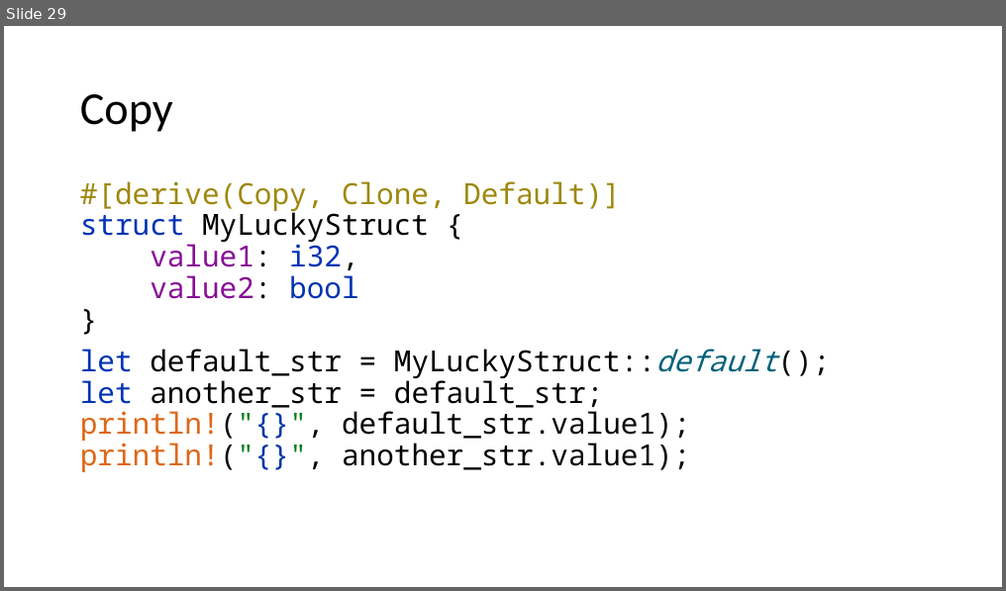
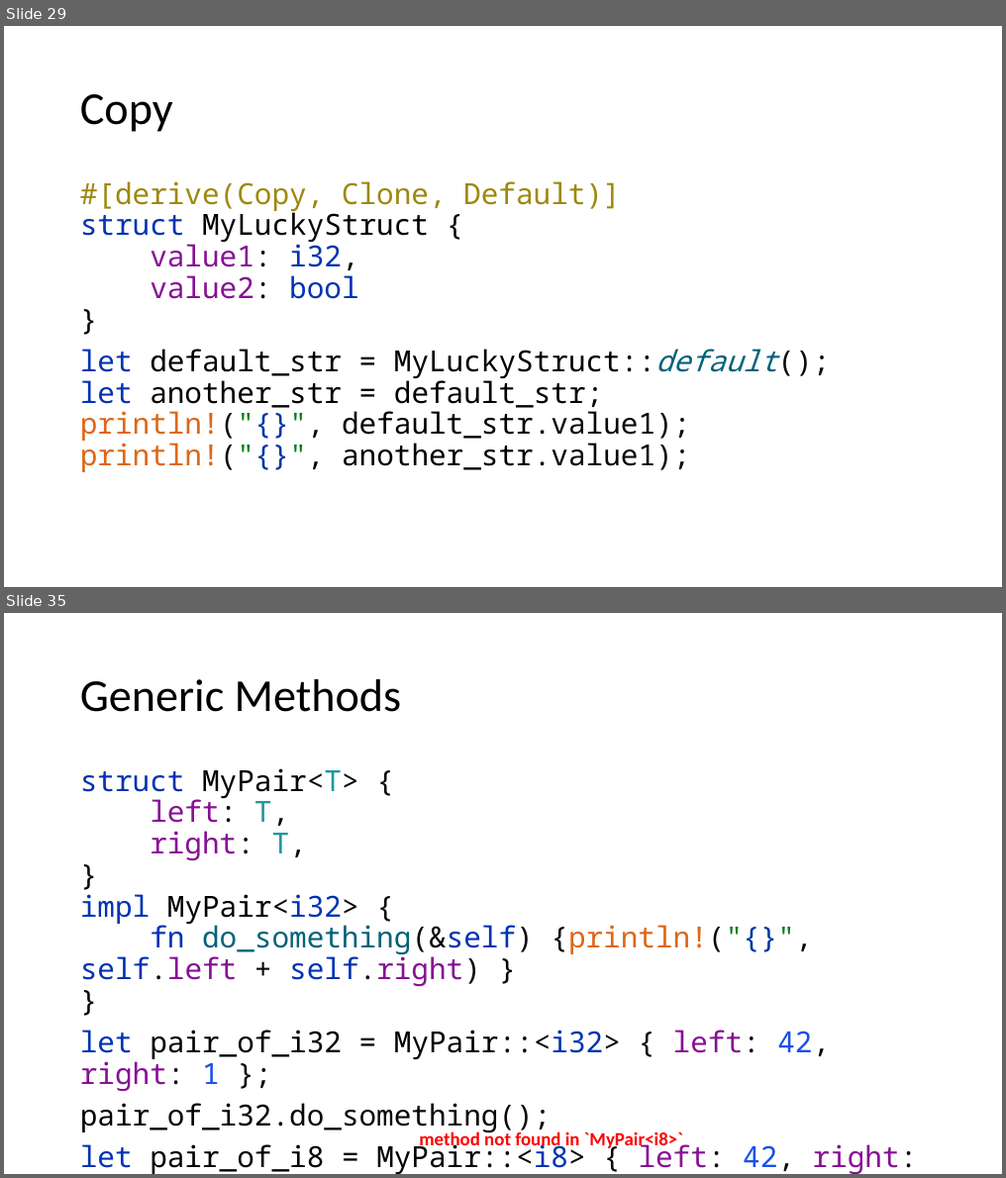
Before and after one commit to kugushev/course-rust-basics, a slide deck: src/03-BuildingBlocks/03-BuildingBlocks.pptx. Shown one above the other, each under a label of ours: slide 29 before the commit, slides 29 and 35 after it; the slides between them are not shown. The pictures are 1006x591 and 1006x1178 pixels, drawn with LibreOffice and Linux fonts; fonts in the diff are those of the drawing. Boxes give left, top, right and bottom in pixels: in the first picture for what was removed or moved away, otherwise in the second. Text is boxed around its words. In the diff, an @@ line names an element or a change of style, - is before the commit and + after.

```diff
--- a/src/03-BuildingBlocks/03-BuildingBlocks.pptx
+++ b/src/03-BuildingBlocks/03-BuildingBlocks.pptx
@@ slide 35 added at (x1=4, y1=613, x2=1002, y2=1174), background #FFFFFF @@
@@ title added at (x1=80, y1=679, x2=402, y2=712), 44 pt, text #000000 @@
+Generic Methods
@@ text added at (x1=80, y1=768, x2=918, y2=1174), 28 pt, text #080808 @@
+struct MyPair<T> {
+left: T,
+right: T,
+}
+impl MyPair<i32> {
+fn do_something(&self) {println!("{}", self.left + self.right) }
+}
+let pair_of_i32 = MyPair::<i32> { left: 42, right: 1 };
+pair_of_i32.do_something();
+let pair_of_i8 = MyPair::<i8> { left: 42, right: 1 };
+pair_of_i8.do_something();
@@ text added at (x1=419, y1=1131, x2=683, y2=1152), 18 pt, text #FF0000, bold @@
+method not found in `MyPair<i8>`
```
Also in this commit, not shown: 16 other slides added.
